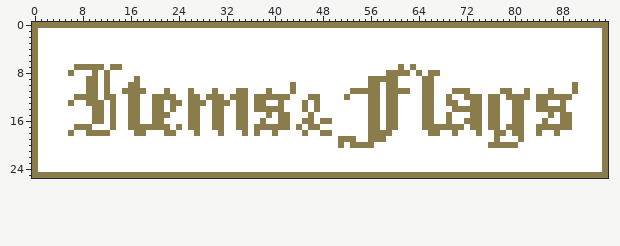
File history of a sprite sheet, stext/common/side/sc_item.png. That is the earlier state.
The file is 96x26 pixels. Colours within 5 levels of each other are drawn and written as one.
After the commit:
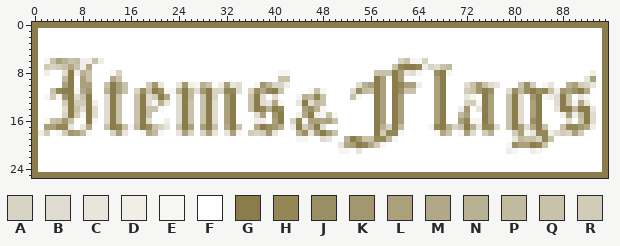
Palette (. is transparent): A #d8d4c3  B #e0dccf  C #e8e5db  D #f0eee7  E #f7f6f3  F #ffffff  G #8b7d4b  H #938657  J #9a8e63  K #a2976f  L #aaa07b  M #b2a887  N #b9b193  P #c1ba9f  Q #c9c2ab  R #d1cbb7
Change:
@@ x 0..95 @@
  5 GFFFFFFFFFFFFFFFFFFFFFFFFFFFFFFFFFFFFFFFFFFFFFFFFFFFFFFFFFFFFFFFFFFFFFFFFFFFFFFFFFFFFFFFFFFFFFFG
- 6 GFFFFFFFFFFFFFFFFFFFFFFFFFFFFFFFFFFFFFFFFFFFFFFFFFFFFFFFFFFFFFFFFFFFFFFFFFFFFFFFFFFFFFFFFFFFFFFG
- 7 GFFFFFFGGGGGFGGFFFFFFFFFFFFFFFFFFFFFFFFFFFFFFFFFFFFFFFFFFFFFFGFGFFFFFFFFFFFFFFFFFFFFFFFFFFFFFFFG
- 8 GFFFFFGFFFGFGFFFFFFFFFFFFFFFFFFFFFFFFFFFFFFFFFFFFFFFFFFFFFFGGGGFGFGGFFFFFFFFFFFFFFFFFFFFFFFFFFFG
- 9 GFFFFFFFFGGFGFFFFGFFFFFFFFFFFFFFFFFFFFFFFFFFFFFFFFFFFFFFGGGGGFFFFGGFFFFFFFFFFFFFFFFFFFFFFFFFFFFG
-10 GFFFFFFFFGGFGFFFGGFFFFFFFFFFFFFFFFFFFFFFFFFGFFFFFFFFFFFFGGFGGFFFFGGFFFFFFFFFFFFFFFFFFFFFFFGFFFFG
-11 GFFFFFFFFGGFGFFGGGGFFFGFFFGFFFGFFFGGFFFGFFFGFFFFFFFFFGGGGGFGGGGFFGGFFFGGGFFFFFGGFFGFFFGFFFGFFFFG
-12 GFFFFFFGGGGFGGFFGGFFGGGGFFGGFGGGFGGGFGGGGGGFFFGGFFFFGFFFGGFGGFFFFGGFFGFFGGGFGGFGGGGFGGGGGGFFFFFG
-13 GFFFFFGFFGGGFGFFGGFFGGFGGFGGGFGGGFGGFGGFFGFFFGFGFFFFFFFFGGFGGFFFFGGFFGGFFGGFGGFFGGFFGGFFGFFFFFFG
-14 GFFFFFFFFFGGFGFFGGFFGGFGFFGGFFGGFFGGFGGGGGFFFGFGFFFFFFFFGGFGGFFFFGGFFFGGGGGFGGFFGGFFGGGGGFFFFFFG
-15 GFFFFFFFFFGGFGFFGGFFGGGFFFGGFFGGFFGGFFFGFGGFFFGFFFFFFFFFGGFGGFFFFGGFFGFFFGGFGGFFGGFFFFGFGGFFFFFG
-16 GFFFFFFFFFGGFGFFGGFFGGFFFFGGFFGGFFGGFFGFFGGFFGGFGGFFFFFFGGFGGFFFFGGFFGFFGGGFGGFFGGFFFGFFGGFFFFFG
-17 GFFFFFFGGGFFFGFFGGGGGGGFGFGGFFGGFFGGFGGGGGGFGFGGFFFFFFFFGGFGGFFFFGGGGGGGFGGFGGFGGGFFGGGGGGFFFFFG
-18 GFFFFFGFFGGGGFFFFGGFFFGGFFFGFFFGFFFGFGFFGFFFFGFFGGFFFFFFGGGGFFFFFFGGFFGFFFGFFGGFGGFFGFFGFFFFFFFG
-19 GFFFFFFFFFFFFFFFFFFFFFFFFFFFFFFFFFFFFFFFFFFFFFFFFFFGGGFFGGGFFFFFFFFFFFFFFFFFFGFFFGFFFFFFFFFFFFFG
-20 GFFFFFFFFFFFFFFFFFFFFFFFFFFFFFFFFFFFFFFFFFFFFFFFFFFGFGGGGFFFFFFFFFFFFFFFFFFFGGGGGFFFFFFFFFFFFFFG
-21 GFFFFFFFFFFFFFFFFFFFFFFFFFFFFFFFFFFFFFFFFFFFFFFFFFFFFFFFFFFFFFFFFFFFFFFFFFFFFFFFFFFFFFFFFFFFFFFG
+ 6 GFEQLNQPDDQDFFFFFFFFFFFFFFFFFFFFFFFFFFFFFFFFFFFFFFFFFFFFFFFFFAQEEAFFFFFFFFFFFFFFFFFFFFFFFFFFFFFG
+ 7 GFRARQMQDMFFFFFFFFFFFFFFFFFFFFFFFFFFFFFFFFFFFFFFFFFFFFFFFFFFQHGGHDABQPFFFFFFFFFFFFFFFFFFFFFFFFFG
+ 8 GFDFFBGDNQFFFEAFFFFFFFFFFFFFFFFFFFFFFFFFFEEFFFFFFFFFFFFFFQQQGLCBEFFJGEFFFFFFFFFFFFFFFFFFFFFFFDFG
+ 9 GFFFFPGFLQFFFMQFFFFFFFFFFFFFFFFFFFFFFFFFFQQFFFFFFFFFFFFFFGLFGLFFFFFLGFFFFFFFFFFFFFFFFFFFFFFFCLFG
+10 GFFFFLGFLLFFQGLQFFFRKCFFCKDENQFDLCBFFEKNAADFFFFFFFFFFFBNLGLFGHLLDFFLGFFFBQKQBCFFFQJRFECFFNLRACFG
+11 GFFQHGGEMKFFNGLQFAJQGJEENGPBKGAAHHBFAJMHGQFFFFEQEFFFFBJPQGLFGJQQFFFLGFFFRQKGJFFBJPJGJHQDKLJGMFFG
+12 GFEREKGBQGFFBGQFFQGBRGMFBGPFQGAFLGFFQGBFBFFFENPHQFFFFQEFFGLFGLFFFFFLGFFFCEFGLFFQGBFKGEDBGQFCEFFG
+13 GFFFFRGRRGDFBGQFFQGBENCFBGQFQGBFLGFFQGBCMEFFCGBPQFFFFFFFFGLFGLFFFFFLGFFFAREGLFFQGBFLGFFBGQEMCFFG
+14 GFFFFBGQBGBFBGQFFQGQQEFFBGQFQGBFLGFFQGHNGHFFFLJNEFFFFFFFFGLFGLFFFFFLGFFDKFCGLFFQGBFLGFFCGGPGGCFG
+15 GFFFFAGREGBFBGQFFQGQFFFFBGQFQGBFLGFFFBLFKGFFDMGDEQEFFFFFFGLFGLFFFFFLGFFPLFFGLFFQGBFLGFFFDLDPGBFG
+16 GFEQPKQFFGEFBGQFFQGBFFDFBGQFQGBFLGFFFDDFLGFAHELLMLQFFFFFFGLFGLFFFFFLGFFLHEEGLFFQGBFJGFFFFBFQGBFG
+17 GFLLHHCFCMFFQGHQEPGJQACFQGLFLGQFMGQFFMGJKNFDGRNGBFFFFFFFFGNAGPFFFFEHGNAQGNCHHBFQGLBMGQFFQHHKMDFG
+18 GDRFERKLPEFFFALCFFEMPEFFCLAFALCFCLEFRARKCFFFNJCLGLQFFFFFFGRHHEFFFFFEMQFELBFRNFFFRLECHHDBRALRFFFG
+19 GFFFFFFFFFFFFFFFFFFFFFFFFFFFFFFFFFFFFFFFFFFFEEFFBCFFNGKQQHHPEFFFFFFFFFFFFFFFFFFFCPQQAHQFFFFFFFFG
+20 GFFFFFFFFFFFFFFFFFFFFFFFFFFFFFFFFFFFFFFFFFFFFFFFFFFCMLGHMREFFFFFFFFFFFFFFFFFFFFEJLLGHQFFFFFFFFFG
+21 GFFFFFFFFFFFFFFFFFFFFFFFFFFFFFFFFFFFFFFFFFFFFFFFFFFEEFCFFFFFFFFFFFFFFFFFFFFFFFFDEFFDEFFFFFFFFFFG
 22 GFFFFFFFFFFFFFFFFFFFFFFFFFFFFFFFFFFFFFFFFFFFFFFFFFFFFFFFFFFFFFFFFFFFFFFFFFFFFFFFFFFFFFFFFFFFFFFG
Pixel boxes of the changes (left, top, right, bottom) in both pictures:
changed: (38, 58, 596, 154)
